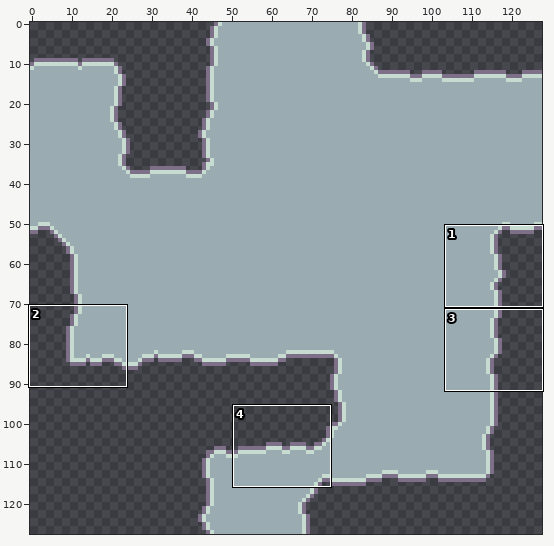
Pixel-art file: Assets/World_Objects/Ground/mountain_ground.ase. Above: a wide view before the commit, with the close-up outlined.
Close-up. Earlier state:
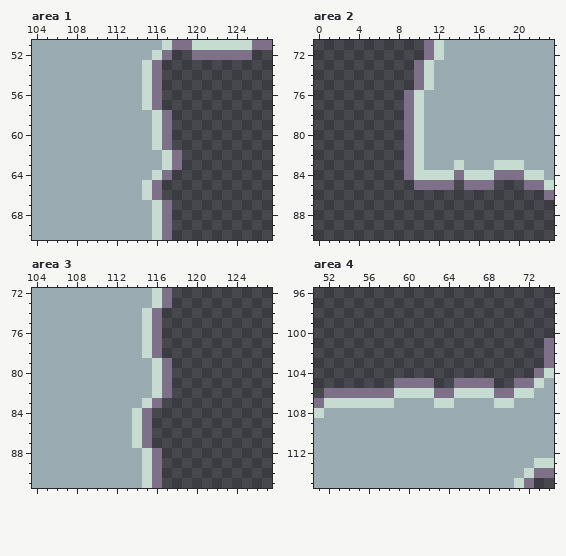
128x128 pixels, 1 frame. Shown: area 1: x 104..127, y 51..70; area 2: x 0..23, y 71..90; area 3: x 104..127, y 72..91; area 4: x 51..74, y 96..115. The commit also changed other parts of the picture, which this record leaves out.
After the commit:
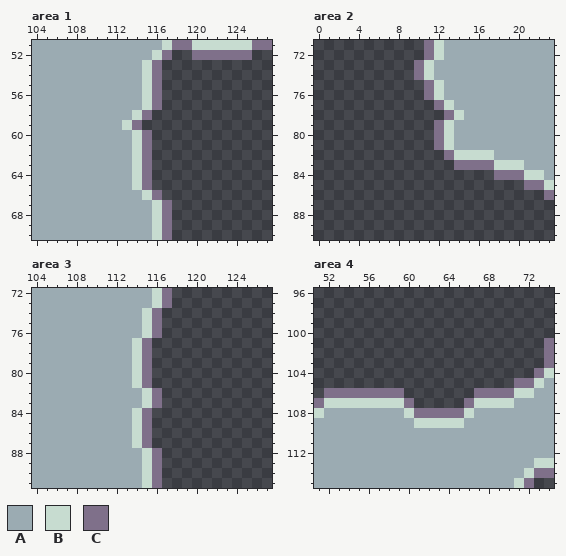
Palette (. is transparent): A #9babb2  B #c7dcd0  C #7f708a
Difference:
Changed rows in their new state; - is an unchanged pixel.
Area 1:
first column x 113:
58 -BC..-
59 BC...-
60 -BC..-
61 -BC..-
62 -BC...
63 -BC...
64 -BC..-
65 -BC.--
Area 2:
first column x 9:
75 -.CB-----
76 ..CB-----
77 ...CB----
78 ....CB---
79 ...CB----
80 ...CB----
81 ...CB----
82 ....CBBBB
83 .....CCCC
84 .........
85 -....-...
Area 3:
first column x 114:
77 BC.-
78 BC.-
79 BC..
80 BC..
81 BC..
82 -BC.
Area 4:
first column x 59:
105 ....--....
106 C.......CC
107 BC.....CBB
108 -BCCCCCB--
109 --BBBBB---
Pixel boxes of the changes (left, top, right, bottom) in both close-ups:
changed: (122, 110, 182, 190)
changed: (404, 80, 494, 190)
changed: (132, 338, 172, 398)
changed: (394, 378, 494, 428)
